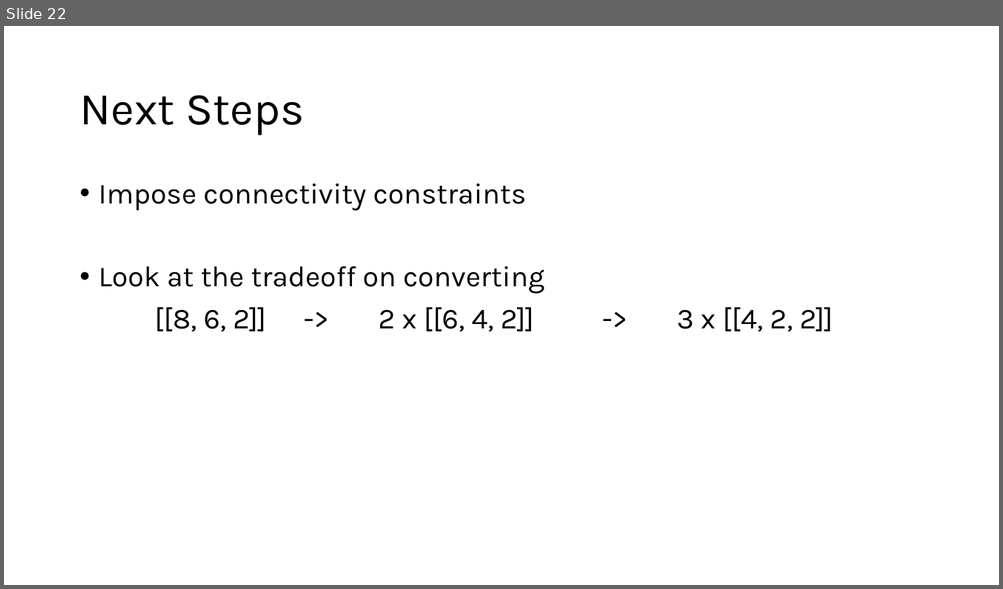
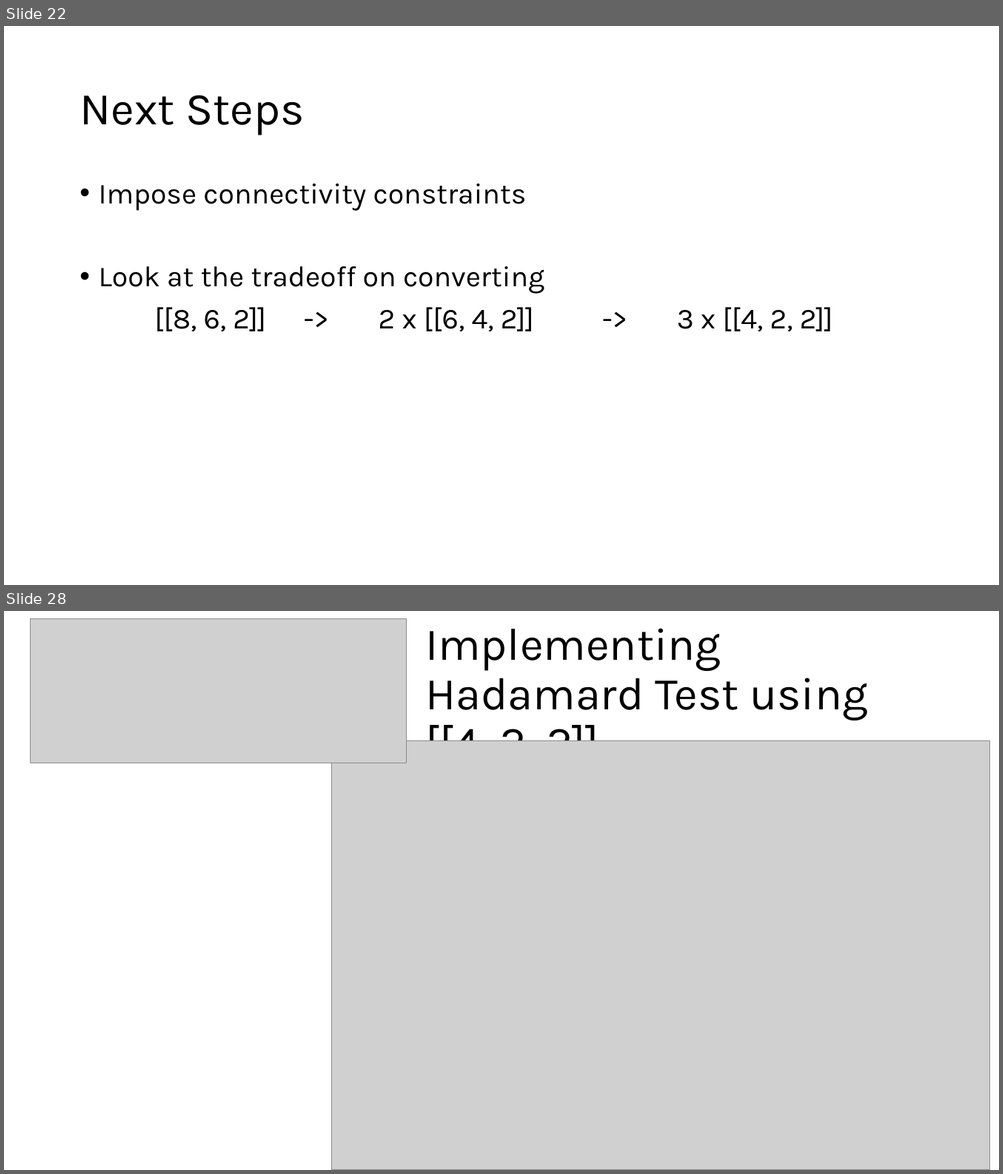
Before and after one commit to Baker-Group-UT/iceberg-compiler, a slide deck: direction.pptx. Shown one above the other, each under a label of ours: slide 22 before the commit, slides 22 and 28 after it; the slides between them are not shown. The pictures are 1003x589 and 1003x1174 pixels, drawn with LibreOffice and Linux fonts; fonts in the diff are those of the drawing; grey boxes stand for pictures. Boxes give left, top, right and bottom in pixels: in the first picture for what was removed or moved away, otherwise in the second. Text is boxed around its words. In the diff, an @@ line names an element or a change of style, - is before the commit and + after.

Commit message:
Added IcebergGrid class, improved class structure; additionally some simulations of Hadamard test circuit (#4)
* Added CZ, S, decode, measure to iceberg

formatted random_circuit_gen; fixed environ import in generalized_shor

* Moved random_circuit_gen to circuits; added code to compare resilience of iceberg vs physical compilation

* improved random_circuit_gen script

* Added IcebergGrid class and improved inheritance structure

* Ran initial Hadamard test experiments

* Cleaned up generalized_shor.py

```diff
--- a/direction.pptx
+++ b/direction.pptx
@@ slide 28 added at (x1=4, y1=611, x2=999, y2=1170), background #FFFFFF @@
@@ picture added at (x1=30, y1=619, x2=406, y2=763) @@
@@ title added at (x1=425, y1=628, x2=868, y2=741), 44 pt, text #000000 @@
+Implementing Hadamard Test using [[4, 2, 2]]
@@ picture added at (x1=332, y1=741, x2=990, y2=1170) @@
```
Also in this commit, not shown: 6 other slides added, 4 other files.
